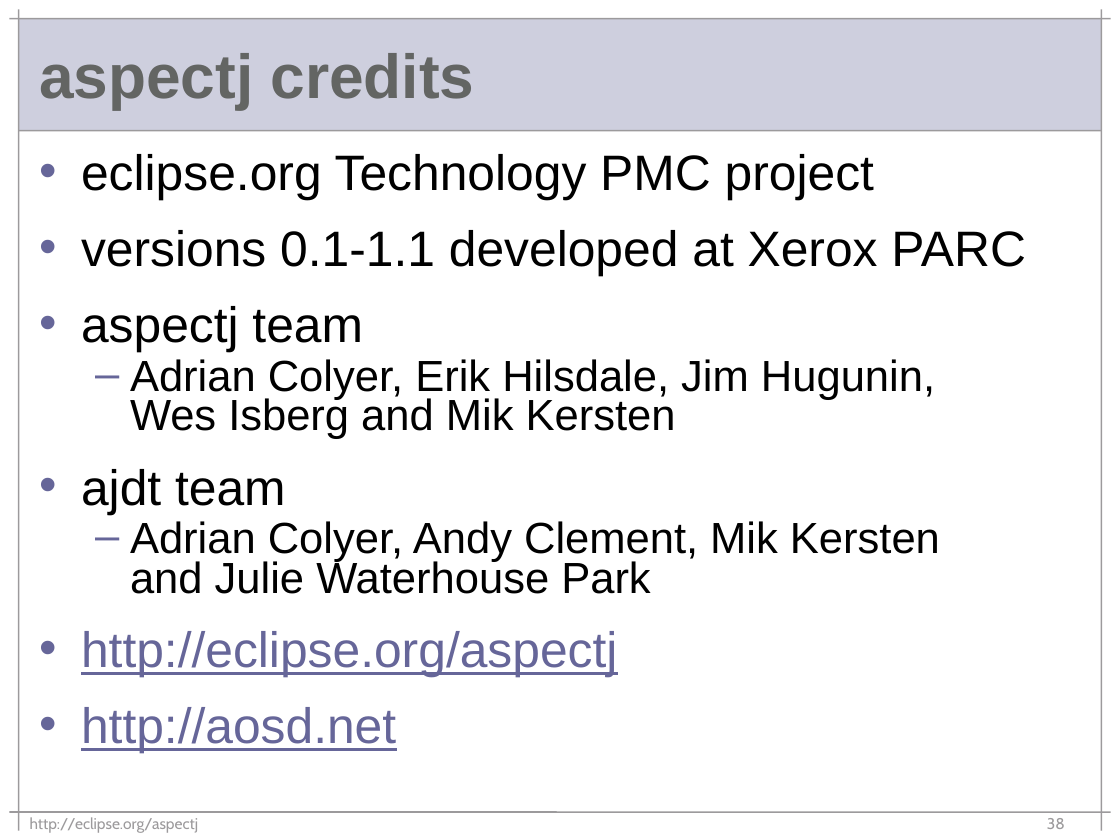
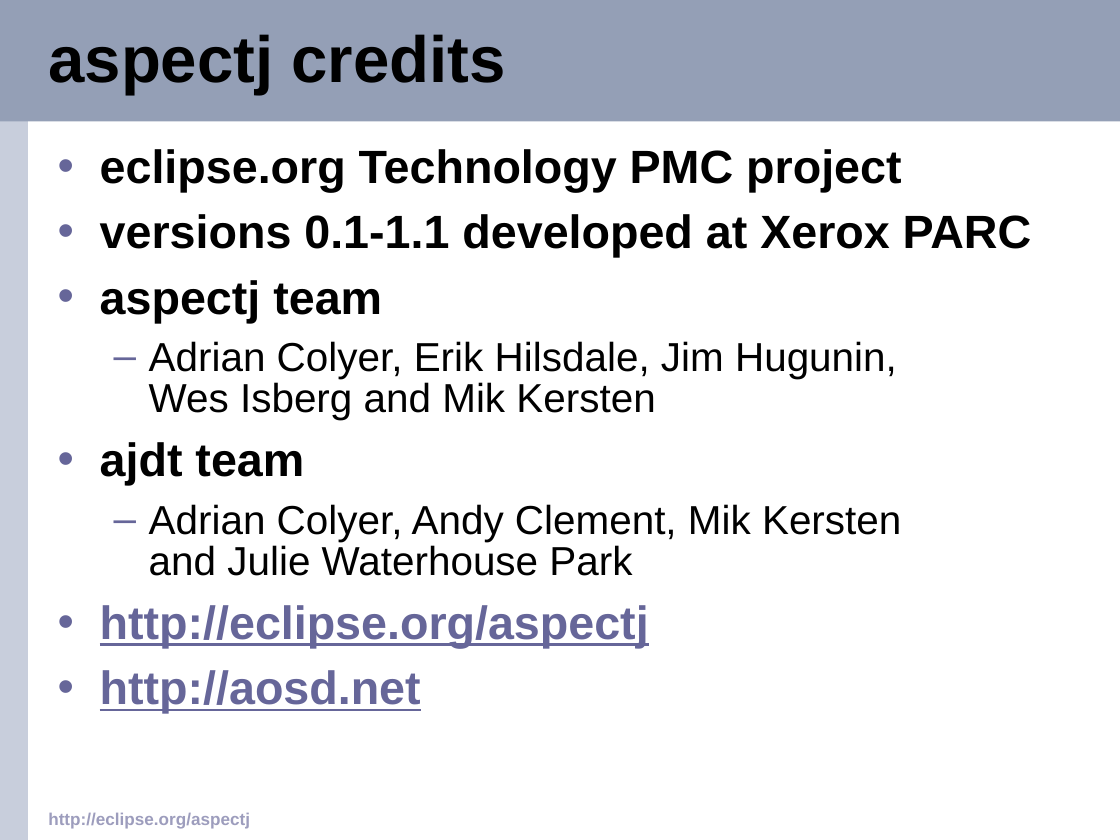
Before and after one commit to eclipse-aspectj/aspectj, a slide deck: slide 38 of docs/teaching/demos/oopsla2003-mik.ppt. Drawn at 1120x840 pixels with LibreOffice and Linux fonts; fonts in the diff are those of the drawing; background and template pictures are left out. Boxes give left, top, right and bottom in pixels: in the first picture for what was removed or moved away, otherwise in the second. Text is boxed around its words. In the diff, an @@ line names an element or a change of style, - is before the commit and + after.

```diff
--- a/docs/teaching/demos/oopsla2003-mik.ppt
+++ b/docs/teaching/demos/oopsla2003-mik.ppt
@@ rectangle: place and size @@
-rectangle at box(19, 19, 1102, 131)
+rectangle at box(0, 0, 1120, 121)
@@ rectangle at box(0, 0, 1120, 121): fill #CECFDE to #949FB6 @@
@@ rectangle added at box(0, 0, 28, 840), fill #C8CEDC @@
@@ line removed from (9, 19) to (1111, 19) @@
@@ line removed from (19, 9) to (19, 831) @@
@@ title "aspectj credits": place and size @@
-title "aspectj credits" at box(39, 53, 474, 109)
+title "aspectj credits" at box(48, 34, 506, 94)
@@ title "aspectj credits" at box(48, 34, 506, 94): size 40 to 42 pt, text colour #636563 to #000000 @@
@@ line removed from (1101, 9) to (1101, 831) @@
@@ line removed from (19, 131) to (1101, 131) @@
@@ text "eclipse.org Technology PMC project": place and size @@
-text "eclipse.org Technology PMC project" at box(81, 154, 1026, 754)
+text "eclipse.org Technology PMC project" at box(100, 149, 1032, 713)
@@ text "eclipse.org Technology PMC project" at box(100, 149, 1032, 713): size 32 to 30 pt, bold on in "eclipse.org Technology PMC project", "versions 0.1-1.1 developed at Xerox PARC", "aspectj team", "ajdt team" and 2 more places; size 28 to 26 pt in "Adrian Colyer, Erik Hilsdale, Jim Hugunin, Wes ...", "Adrian Colyer, Andy Clement, Mik Kersten and ..."; line spacing 0.75 to 0.85; less space between paragraphs; more space between paragraphs @@
@@ text "http://eclipse.org/aspectj": place and size @@
-text "http://eclipse.org/aspectj" at box(30, 817, 198, 833)
+text "http://eclipse.org/aspectj" at box(48, 813, 250, 829)
@@ text "http://eclipse.org/aspectj" at box(48, 813, 250, 829): size 10 to 11 pt, font Cabin to Arial, text colour #9C9A9C to #9D9DBD, bold on @@
@@ line removed from (9, 812) to (1111, 812) @@
@@ page number removed at box(1047, 818, 1065, 829) @@
-38
```
Also in this commit, not shown: 38 other slides changed.
